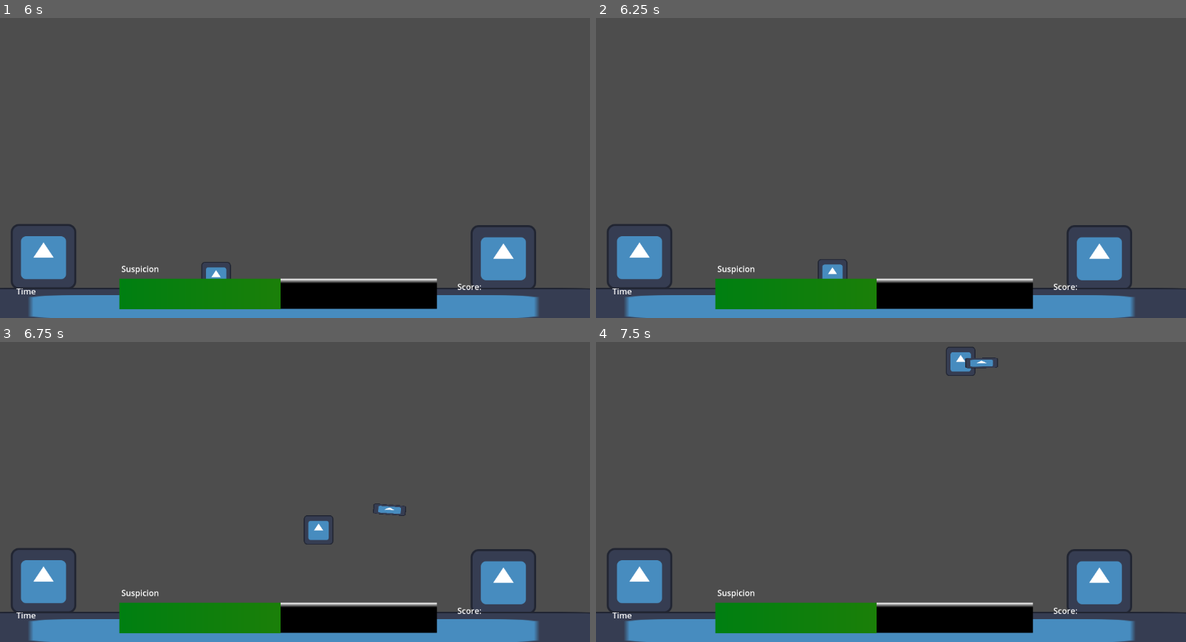
Above: before the commit, frames 1-4 (two rows, left to right).
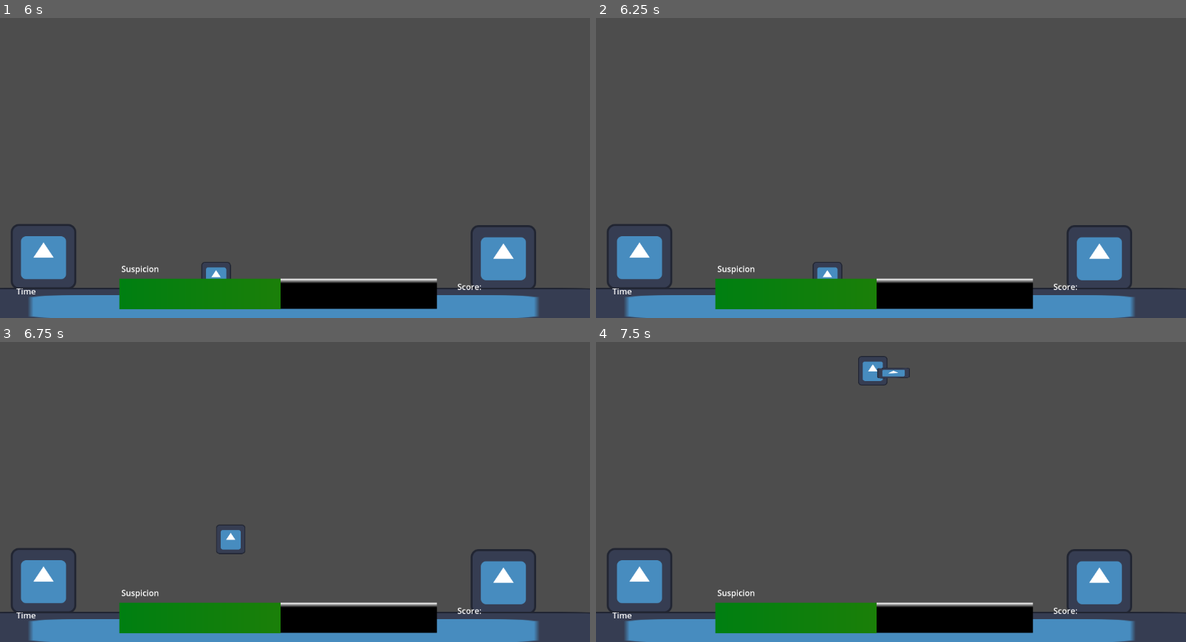
Above: after the commit, the same moments.

Repository: Jose-YP/Melon2023
Game: Godot game, scene res://Scenes/Main.tscn
Same seed, same stepped clock (60 frames per second), same inputs: the game is played once before the commit and once after it. The engine's default icon, where the game draws it, is replaced by a stand-in: a white triangle on a blue panel in a dark square.
Inputs (mouse positions are in pixels of both pictures, inside the frame that each line leads up to):
- Up to frame 1 (6 s): tap Enter at 0.5 s; move the mouse to (424, 135) at 0.52 s; press the mouse at (424, 135) at 0.53 s; hold D (Right) 0.53-1.28 s; move the mouse to (177, 168) at 1.27 s; release the mouse at (177, 168) at 1.28 s; hold S (Down) 1.28-2.03 s; click (177, 168) at 1.35 s; move the mouse to (354, 81) at 2.02 s; press the mouse at (354, 81) at 2.03 s; hold D (Right) 2.03-2.78 s; move the mouse to (265, 219) at 2.77 s; release the mouse at (265, 219) at 2.78 s; hold W (Up) 2.78-3.53 s; click (265, 219) at 2.85 s; move the mouse to (472, 201) at 3.52 s; press the mouse at (472, 201) at 3.53 s; hold A (Left) 3.53-5.03 s; move the mouse to (118, 102) at 4.27 s; release the mouse at (118, 102) at 4.28 s; click (118, 102) at 4.35 s; move the mouse to (324, 153) at 5.02 s; press the mouse at (324, 153) at 5.03 s; hold S (Down) 5.03-5.78 s; move the mouse to (206, 69) at 5.77 s; release the mouse at (206, 69) at 5.78 s; hold D (Right) from 5.78 s (still down); click (206, 69) at 5.85 s
- Up to frame 2 (6.25 s): keep holding D (Right)
- Up to frame 3 (6.75 s): move the mouse to (424, 459) at 6.52 s; release D (Right) at 6.53 s; press the mouse at (424, 459) at 6.53 s; hold W (Up) from 6.53 s (still down)
- Up to frame 4 (7.5 s): move the mouse to (773, 492) at 7.27 s; release W (Up) at 7.28 s; release the mouse at (773, 492) at 7.28 s; hold D (Right) from 7.28 s (still down); click (773, 492) at 7.35 s

Frame 1 is identical in both runs. In frame 2, 0.2% of the frame differs, in the area x 36-43%, y 80-87%; in frame 3, 0.7%; in frame 4, 0.8%, in the area x 44-69%, y 1-15%.

Commit message:
Arrows should stick on the ground now

Diff:
--- a/Code/arrow.gd
+++ b/Code/arrow.gd
@@ -19,7 +19,7 @@
 #----------------------------------------------
 #HELPER FUNCTIONS
 #----------------------------------------------
-func stick(): #Not working yet
+func stick():
 	print("Stick!")
 	stickPos = position
 	linear_velocity = Vector2.ZERO
@@ -33,5 +33,5 @@
 func _on_timer_timeout(): #Despawn
 	queue_free()
 
-func _on_stick_area_area_entered(_area): #Stick to whatever it hits
-	call_deferred("stick")
+func _on_stick_area_area_entered(_area):
+	stick()
--- a/Scenes/Background.tscn
+++ b/Scenes/Background.tscn
@@ -1,11 +1,21 @@
-[gd_scene load_steps=3 format=3 uid="uid://nag7h0gar684"]
+[gd_scene load_steps=4 format=3 uid="uid://nag7h0gar684"]
 
 [ext_resource type="Texture2D" uid="uid://demmdpdkaxemx" path="res://Assets/icon.svg" id="1_4vd42"]
+
+[sub_resource type="RectangleShape2D" id="RectangleShape2D_ow6nc"]
+size = Vector2(1479, 90)
 
 [sub_resource type="RectangleShape2D" id="RectangleShape2D_fuvlk"]
 size = Vector2(1438, 60)
 
 [node name="StaticBody2D" type="StaticBody2D"]
+
+[node name="StrickArea" type="Area2D" parent="."]
+
+[node name="CollisionShape2D" type="CollisionShape2D" parent="StrickArea"]
+position = Vector2(7.5, 7)
+shape = SubResource("RectangleShape2D_ow6nc")
+debug_color = Color(0.952941, 0.0196078, 0.556863, 0.419608)
 
 [node name="Icon" type="Sprite2D" parent="."]
 scale = Vector2(11.2344, 0.554688)
--- a/Scenes/arrow.tscn
+++ b/Scenes/arrow.tscn
@@ -7,7 +7,7 @@
 size = Vector2(10, 13)
 
 [sub_resource type="RectangleShape2D" id="RectangleShape2D_cv7nt"]
-size = Vector2(15, 18)
+size = Vector2(21.5, 22)
 
 [node name="Arrow" type="RigidBody2D"]
 scale = Vector2(-1, -1)
@@ -26,11 +26,12 @@
 wait_time = 1.25
 
 [node name="StickArea" type="Area2D" parent="."]
+collision_mask = 17
 
 [node name="CollisionShape2D" type="CollisionShape2D" parent="StickArea"]
-position = Vector2(22, 0)
+position = Vector2(25.25, 0)
 shape = SubResource("RectangleShape2D_cv7nt")
-debug_color = Color(0.866667, 0.352941, 0, 0.419608)
+debug_color = Color(0.952941, 0.0196078, 0.556863, 0.419608)
 
 [connection signal="timeout" from="Timer" to="." method="_on_timer_timeout"]
 [connection signal="area_entered" from="StickArea" to="." method="_on_stick_area_area_entered"]
--- a/Scenes/character.tscn
+++ b/Scenes/character.tscn
@@ -1,7 +1,10 @@
-[gd_scene load_steps=4 format=3 uid="uid://26yvoiikd1pl"]
+[gd_scene load_steps=5 format=3 uid="uid://26yvoiikd1pl"]
 
 [ext_resource type="Script" path="res://Code/character.gd" id="1_8yxad"]
 [ext_resource type="Texture2D" uid="uid://demmdpdkaxemx" path="res://Assets/icon.svg" id="1_k7qb8"]
+
+[sub_resource type="RectangleShape2D" id="RectangleShape2D_xa14c"]
+size = Vector2(135, 132)
 
 [sub_resource type="RectangleShape2D" id="RectangleShape2D_ofii5"]
 size = Vector2(126, 124)
@@ -9,6 +12,13 @@
 [node name="Character" type="StaticBody2D" groups=["Character"]]
 collision_layer = 5
 script = ExtResource("1_8yxad")
+
+[node name="StickArea" type="Area2D" parent="."]
+
+[node name="CollisionShape2D" type="CollisionShape2D" parent="StickArea"]
+position = Vector2(0.5, 1)
+shape = SubResource("RectangleShape2D_xa14c")
+debug_color = Color(0.952941, 0.0196078, 0.556863, 0.419608)
 
 [node name="Icon" type="Sprite2D" parent="."]
 position = Vector2(-1, 1)
